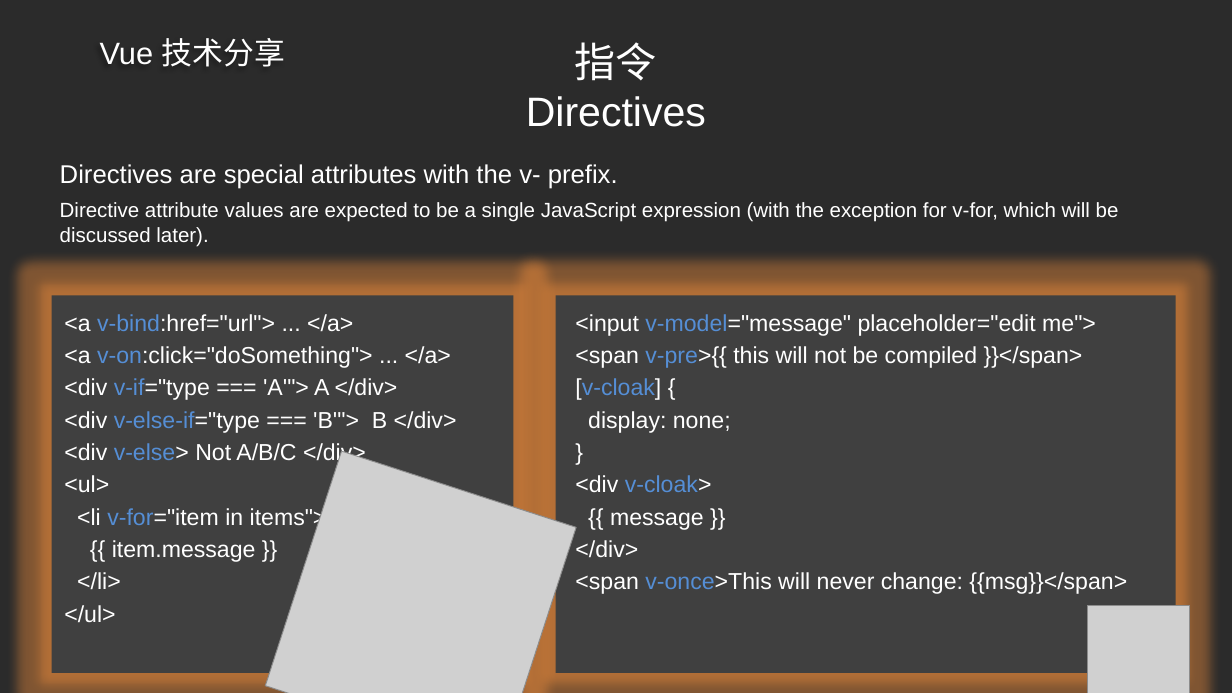
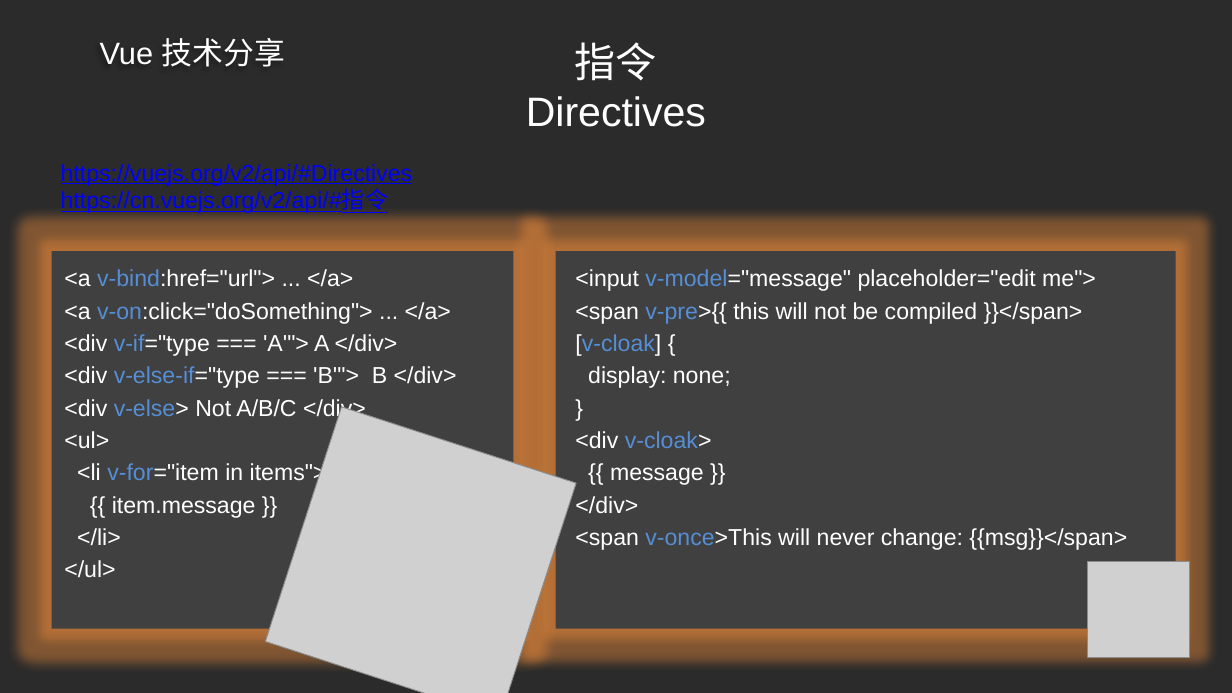
Before and after one commit to ldjdd/traing-library, a slide deck: slide 22 of vue/演示文稿.pptx (slide 19 before the commit). Drawn at 1232x693 pixels with LibreOffice and Linux fonts; fonts in the diff are those of the drawing; grey boxes stand for pictures; background and template pictures are left out; a plain dark background stands for a picture behind light text. Boxes give left, top, right and bottom in pixels: in the first picture for what was removed or moved away, otherwise in the second. Text is boxed around its words. In the diff, an @@ line names an element or a change of style, - is before the commit and + after.

```diff
--- a/vue/演示文稿.pptx
+++ b/vue/演示文稿.pptx
@@ text removed at (60,164,618,189) @@
-Directives are special attributes with the v- prefix.
@@ text added at (61,164,413,213), 18 pt, text #0000FF, underline @@
+https://vuejs.org/v2/api/#Directives
+https://cn.vuejs.org/v2/api/#指令
@@ text removed at (60,202,1119,247) @@
-Directive attribute values are expected to be a single JavaScript expression (with the exception for v-for, which will be discussed later).
@@ 2 pictures, 2 texts, 2 rectangles: place and size @@
-2 pictures, 2 texts, 2 rectangles at (52,296,1189,693)
+2 pictures, 2 texts, 2 rectangles at (52,251,1189,693)
```
Also in this commit, not shown: 4 other slides changed, 4 slides added, 1 slide removed.
